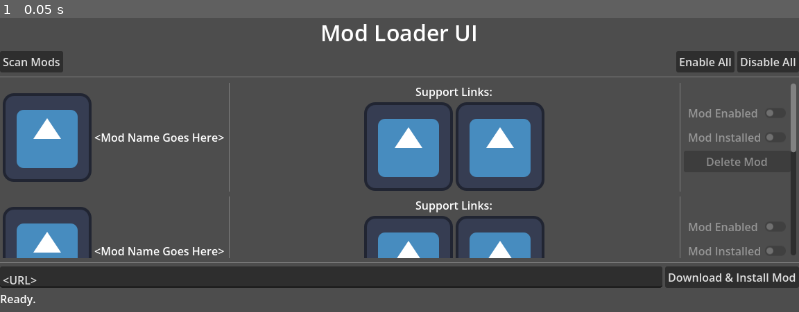
Above: before the commit, frame 1.
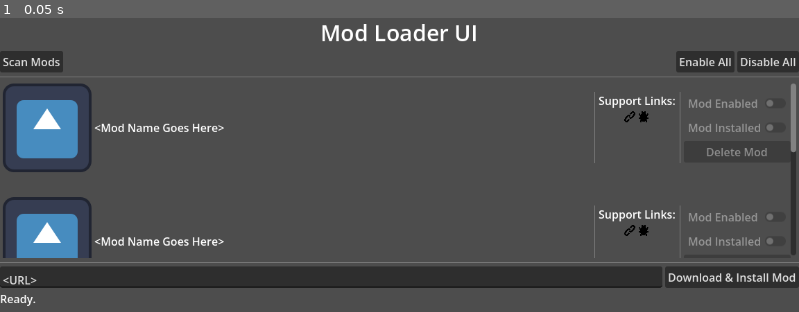
Above: after the commit, the same moment.

Repository: ScorpionInc/Godot-Mod-Loader
Game: Godot game, scene res://ModLoader/ModUI.tscn
The game is run twice, just before and just after one commit, with the same random seed, the same clock (stepped at 60 frames per second) and the same inputs. The engine's default icon, where the game draws it, is replaced by a stand-in: a white triangle on a blue panel in a dark square.
Inputs:
- Up to frame 1 (0.05 s): no input

The runs differ from the first frame. In frame 1, 10% of the frame differs, in the area x 0-97%, y 22-82%.

Commit message:
Uses icons for support links

Diff:
--- a/ModLoader/ModUI.tscn
+++ b/ModLoader/ModUI.tscn
@@ -67,27 +67,15 @@
 size_flags_horizontal = 3
 size_flags_vertical = 3
 
-[node name="ModUIPanel" parent="Control/VBoxContainer/ScrollContainer/VBoxContainer" unique_id=1448863587 instance=ExtResource("1_s1101")]
-layout_mode = 2
-
-[node name="ModUIPanel2" parent="Control/VBoxContainer/ScrollContainer/VBoxContainer" unique_id=1137854088 instance=ExtResource("1_s1101")]
-layout_mode = 2
-
-[node name="ModUIPanel3" parent="Control/VBoxContainer/ScrollContainer/VBoxContainer" unique_id=1903283049 instance=ExtResource("1_s1101")]
-layout_mode = 2
-
-[node name="ModUIPanel4" parent="Control/VBoxContainer/ScrollContainer/VBoxContainer" unique_id=1339618121 instance=ExtResource("1_s1101")]
-layout_mode = 2
-
-[node name="PanelContainer" type="PanelContainer" parent="Control/VBoxContainer/ScrollContainer/VBoxContainer" unique_id=1811026019]
+[node name="NoneContainer" type="PanelContainer" parent="Control/VBoxContainer/ScrollContainer/VBoxContainer" unique_id=1811026019]
 visible = false
 layout_mode = 2
 size_flags_vertical = 3
 
-[node name="NonePanel" type="Panel" parent="Control/VBoxContainer/ScrollContainer/VBoxContainer/PanelContainer" unique_id=916357216]
+[node name="NonePanel" type="Panel" parent="Control/VBoxContainer/ScrollContainer/VBoxContainer/NoneContainer" unique_id=916357216]
 layout_mode = 2
 
-[node name="NoneLabel" type="Label" parent="Control/VBoxContainer/ScrollContainer/VBoxContainer/PanelContainer/NonePanel" unique_id=1393023408]
+[node name="NoneLabel" type="Label" parent="Control/VBoxContainer/ScrollContainer/VBoxContainer/NoneContainer/NonePanel" unique_id=1393023408]
 layout_mode = 1
 anchors_preset = 8
 anchor_left = 0.5
@@ -103,6 +91,18 @@
 text = "<No Mods Found>"
 horizontal_alignment = 1
 vertical_alignment = 1
+
+[node name="ModUIPanel" parent="Control/VBoxContainer/ScrollContainer/VBoxContainer" unique_id=1448863587 instance=ExtResource("1_s1101")]
+layout_mode = 2
+
+[node name="ModUIPanel2" parent="Control/VBoxContainer/ScrollContainer/VBoxContainer" unique_id=1137854088 instance=ExtResource("1_s1101")]
+layout_mode = 2
+
+[node name="ModUIPanel3" parent="Control/VBoxContainer/ScrollContainer/VBoxContainer" unique_id=1903283049 instance=ExtResource("1_s1101")]
+layout_mode = 2
+
+[node name="ModUIPanel4" parent="Control/VBoxContainer/ScrollContainer/VBoxContainer" unique_id=1339618121 instance=ExtResource("1_s1101")]
+layout_mode = 2
 
 [node name="HSeparator2" type="HSeparator" parent="Control/VBoxContainer" unique_id=455674171]
 layout_mode = 2
--- a/ModLoader/ModUIPanel.tscn
+++ b/ModLoader/ModUIPanel.tscn
@@ -1,6 +1,8 @@
 [gd_scene format=3 uid="uid://b1q1xsbrakmrj"]
 
 [ext_resource type="Texture2D" uid="uid://bqalt0xw7ng5w" path="res://ModLoader/Icons/icon.svg" id="1_8yq7x"]
+[ext_resource type="Texture2D" uid="uid://5xe7diun5jxp" path="res://ModLoader/Icons/link.svg" id="2_yp063"]
+[ext_resource type="Texture2D" uid="uid://c8ogy38nar6i0" path="res://ModLoader/Icons/bug.svg" id="3_m84o8"]
 
 [sub_resource type="GDScript" id="GDScript_8yq7x"]
 script/source = "extends Control
@@ -91,29 +93,33 @@
 [node name="ContentsContainer" type="HBoxContainer" parent="MarginContainer" unique_id=1944658933]
 layout_mode = 2
 
-[node name="AspectRatioContainer" type="AspectRatioContainer" parent="MarginContainer/ContentsContainer" unique_id=279312230]
+[node name="IDHBoxContainer" type="HBoxContainer" parent="MarginContainer/ContentsContainer" unique_id=269972672]
+layout_mode = 2
+
+[node name="AspectRatioContainer" type="AspectRatioContainer" parent="MarginContainer/ContentsContainer/IDHBoxContainer" unique_id=279312230]
 custom_minimum_size = Vector2(128, 128)
 layout_mode = 2
 
-[node name="IconTextureRect" type="TextureRect" parent="MarginContainer/ContentsContainer/AspectRatioContainer" unique_id=1697712323]
+[node name="IconTextureRect" type="TextureRect" parent="MarginContainer/ContentsContainer/IDHBoxContainer/AspectRatioContainer" unique_id=1697712323]
 layout_mode = 2
 texture = ExtResource("1_8yq7x")
 
-[node name="ModNameLabel" type="Label" parent="MarginContainer/ContentsContainer" unique_id=1590688106]
+[node name="ModNameLabel" type="Label" parent="MarginContainer/ContentsContainer/IDHBoxContainer" unique_id=1590688106]
 layout_mode = 2
+size_flags_horizontal = 3
 text = "<Mod Name Goes Here>"
-
-[node name="VSeparator1" type="VSeparator" parent="MarginContainer/ContentsContainer" unique_id=353287166]
-layout_mode = 2
 
 [node name="EndFlowContainer" type="HFlowContainer" parent="MarginContainer/ContentsContainer" unique_id=1921331202]
 layout_mode = 2
 size_flags_horizontal = 3
+size_flags_vertical = 4
 alignment = 2
+
+[node name="VSeparator1" type="VSeparator" parent="MarginContainer/ContentsContainer/EndFlowContainer" unique_id=353287166]
+layout_mode = 2
 
 [node name="SupportVBoxContainer" type="VBoxContainer" parent="MarginContainer/ContentsContainer/EndFlowContainer" unique_id=800882155]
 layout_mode = 2
-size_flags_horizontal = 3
 
 [node name="SupportLabel" type="Label" parent="MarginContainer/ContentsContainer/EndFlowContainer/SupportVBoxContainer" unique_id=1515354028]
 layout_mode = 2
@@ -130,17 +136,17 @@
 layout_mode = 2
 size_flags_horizontal = 0
 size_flags_vertical = 0
-texture_normal = ExtResource("1_8yq7x")
-texture_pressed = ExtResource("1_8yq7x")
-texture_hover = ExtResource("1_8yq7x")
+texture_normal = ExtResource("2_yp063")
+ignore_texture_size = true
+stretch_mode = 4
 
 [node name="LinkTextureButton2" type="TextureButton" parent="MarginContainer/ContentsContainer/EndFlowContainer/SupportVBoxContainer/SupportHBoxContainer" unique_id=1959280864]
 custom_minimum_size = Vector2(16, 16)
 layout_mode = 2
 size_flags_vertical = 4
-texture_normal = ExtResource("1_8yq7x")
-texture_pressed = ExtResource("1_8yq7x")
-texture_hover = ExtResource("1_8yq7x")
+texture_normal = ExtResource("3_m84o8")
+ignore_texture_size = true
+stretch_mode = 4
 
 [node name="VSeparator2" type="VSeparator" parent="MarginContainer/ContentsContainer/EndFlowContainer" unique_id=1905245262]
 layout_mode = 2
